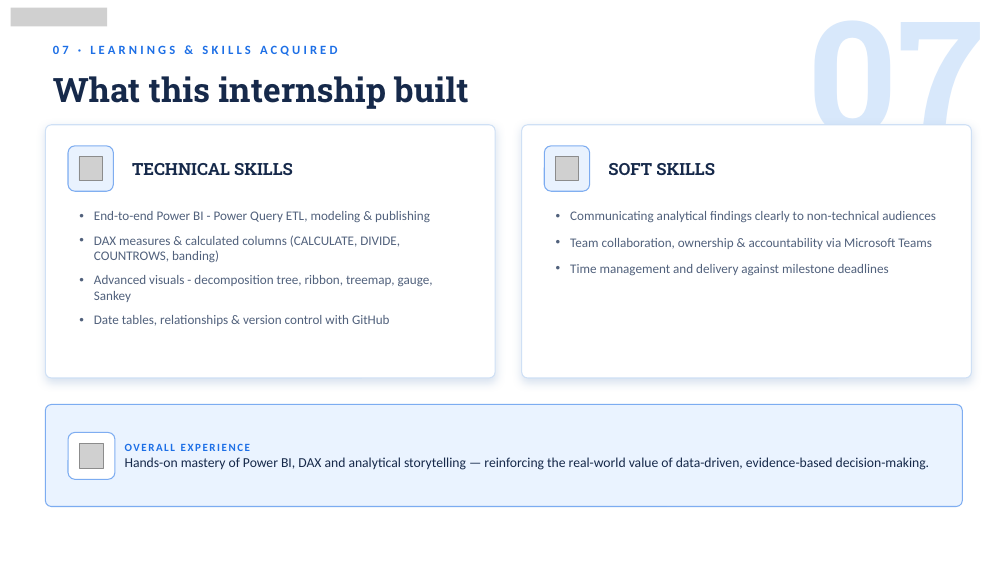
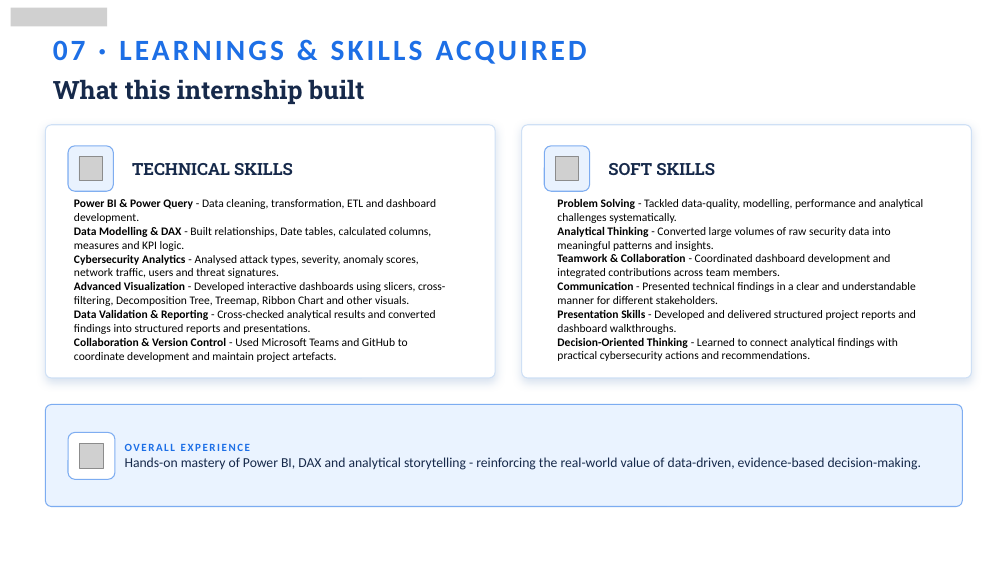
Before and after one commit to priyamsinha23/Infosys-Springboard-Virtual-Internship-7.0-Batch-1-Team-C, a slide deck: slide 14 of Team_Members_PPT/Siddhant.pptx (slide 8 before the commit). Drawn at 1008x567 pixels with LibreOffice and Linux fonts; fonts in the diff are those of the drawing; grey boxes stand for pictures; background and template pictures are left out. Boxes give left, top, right and bottom in pixels: in the first picture for what was removed or moved away, otherwise in the second. Text is boxed around its words. In the diff, an @@ line names an element or a change of style, - is before the commit and + after.

```diff
--- a/Team_Members_PPT/Siddhant.pptx
+++ b/Team_Members_PPT/Siddhant.pptx
@@ text removed at [749,0,991,140] @@
-07
@@ text "07 · LEARNINGS & SKILLS ..." at [45,38,877,60]: size 12 to 28 pt @@
@@ text "What this internship built" at [53,79,365,104]: size 32 to 24 pt @@
@@ text at [74,199,445,362]: text changed; size 12.5 to 11 pt; text colour #51617C to #000000 @@
-• End-to-end Power BI - Power Query ETL, modeling & publishing
-• DAX measures & calculated columns (CALCULATE, DIVIDE, COUNTROWS, banding)
-• Advanced visuals - decomposition tree, ribbon, treemap, gauge, Sankey
-• Date tables, relationships & version control with GitHub
+Power BI & Power Query - Data cleaning, transformation, ETL and dashboard development.
+Data Modelling & DAX - Built relationships, Date tables, calculated columns, measures and KPI logic.
+Cybersecurity Analytics - Analysed attack types, severity, anomaly scores, network traffic, users and threat signatures.
+Advanced Visualization - Developed interactive dashboards using slicers, cross-filtering, Decomposition Tree, Treemap, Ribbon Chart and other visuals.
+Data Validation & Reporting - Cross-checked analytical results and converted findings into structured reports and presentations.
+Collaboration & Version Control - Used Microsoft Teams and GitHub to coordinate development and maintain project artefacts.
@@ text at [557,199,924,361]: text changed; size 12.5 to 11 pt; text colour #51617C to #000000 @@
-• Communicating analytical findings clearly to non-technical audiences
-• Team collaboration, ownership & accountability via Microsoft Teams
-• Time management and delivery against milestone deadlines
+Problem Solving - Tackled data-quality, modelling, performance and analytical challenges systematically.
+Analytical Thinking - Converted large volumes of raw security data into meaningful patterns and insights.
+Teamwork & Collaboration - Coordinated dashboard development and integrated contributions across team members.
+Communication - Presented technical findings in a clear and understandable manner for different stakeholders.
+Presentation Skills - Developed and delivered structured project reports and dashboard walkthroughs.
+Decision-Oriented Thinking - Learned to connect analytical findings with practical cybersecurity actions and recommendations.
@@ text at [125,443,921,470]: text changed @@
-OVERALL EXPERIENCE
-Hands-on mastery of Power BI, DAX and analytical storytelling — reinforcing the real-world value of data-driven, evidence-based decision-making.
+OVERALL EXPERIENCE
+Hands-on mastery of Power BI, DAX and analytical storytelling - reinforcing the real-world value of data-driven, evidence-based decision-making.
```
Also in this commit, not shown: 6 other slides changed, 9 slides added, 3 slides removed, 1 other file.
